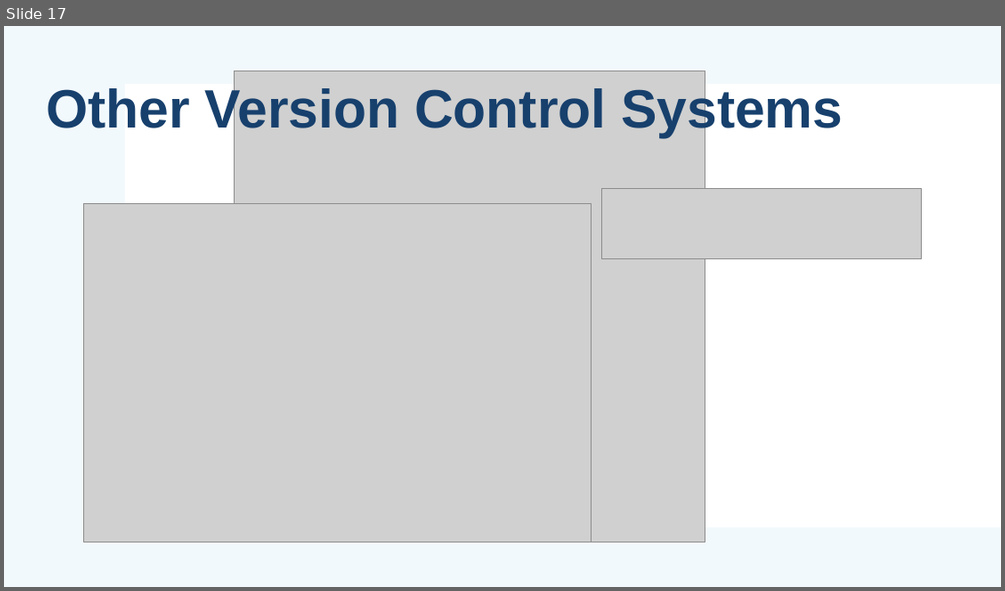
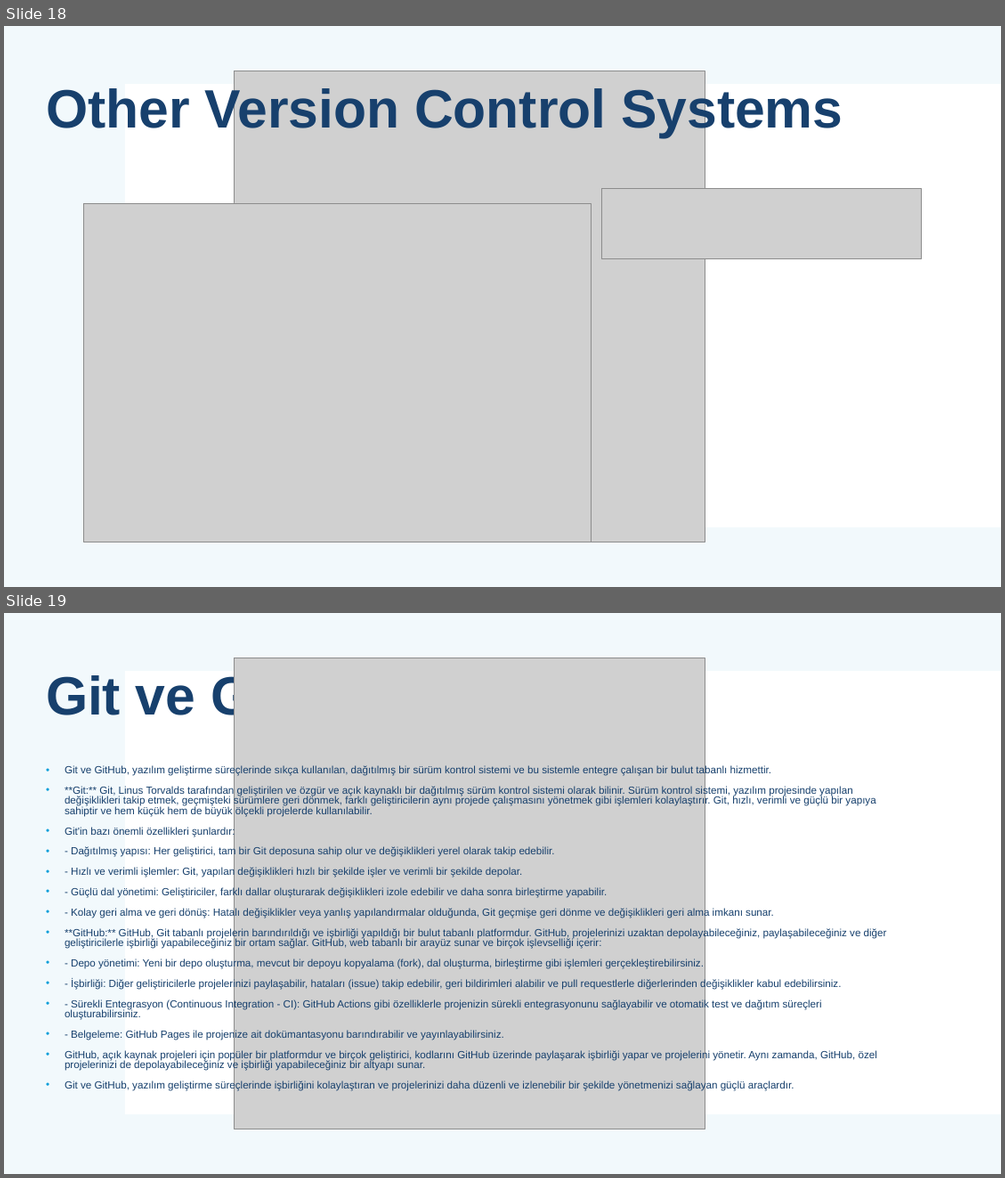
Before and after one commit to mehmetsungur/GitGithub, a slide deck: GitGithub.pptx. Shown one above the other, each under a label of ours: slide 17 before the commit, slides 18 and 19 after it. The pictures are 1005x591 and 1005x1178 pixels, drawn with LibreOffice and Linux fonts; fonts in the diff are those of the drawing; grey boxes stand for pictures. Boxes give left, top, right and bottom in pixels: in the first picture for what was removed or moved away, otherwise in the second. Text is boxed around its words. In the diff, an @@ line names an element or a change of style, - is before the commit and + after.

```diff
--- a/GitGithub.pptx
+++ b/GitGithub.pptx
@@ slide 19 added at bbox=[4, 613, 1001, 1174], background #FFFFFF; not listed: 2 template elements that a slide beside it also shows @@
@@ picture added at bbox=[235, 657, 704, 1128] @@
@@ title added at bbox=[46, 671, 390, 724], 52 pt, text #17406D, bold @@
+Git ve GitHub nedir?
@@ text added at bbox=[65, 765, 887, 1091], 10 pt, text #17406D @@
+• Git ve GitHub, yazılım geliştirme süreçlerinde sıkça kullanılan, dağıtılmış bir sürüm kontrol sistemi ve bu sistemle entegre çalışan bir bulut tabanlı hizmettir.
+• **Git:** Git, Linus Torvalds tarafından geliştirilen ve özgür ve açık kaynaklı bir dağıtılmış sürüm kontrol sistemi olarak bilinir. Sürüm kontrol sistemi, yazılım projesinde yapılan değişiklikleri takip etmek, geçmişteki sürümlere geri dönmek, farklı geliştiricilerin aynı projede çalışmasını yönetmek gibi işlemleri kolaylaştırır. Git, hızlı, verimli ve güçlü bir yapıya sahiptir ve hem küçük hem de büyük ölçekli projelerde kullanılabilir.
+• Git'in bazı önemli özellikleri şunlardır:
+• - Dağıtılmış yapısı: Her geliştirici, tam bir Git deposuna sahip olur ve değişiklikleri yerel olarak takip edebilir.
+• - Hızlı ve verimli işlemler: Git, yapılan değişiklikleri hızlı bir şekilde işler ve verimli bir şekilde depolar.
+• - Güçlü dal yönetimi: Geliştiriciler, farklı dallar oluşturarak değişiklikleri izole edebilir ve daha sonra birleştirme yapabilir.
+• - Kolay geri alma ve geri dönüş: Hatalı değişiklikler veya yanlış yapılandırmalar olduğunda, Git geçmişe geri dönme ve değişiklikleri geri alma imkanı sunar.
+• **GitHub:** GitHub, Git tabanlı projelerin barındırıldığı ve işbirliği yapıldığı bir bulut tabanlı platformdur. GitHub, projelerinizi uzaktan depolayabileceğiniz, paylaşabileceğiniz ve diğer geliştiricilerle işbirliği yapabileceğiniz bir ortam sağlar. GitHub, web tabanlı bir arayüz sunar ve birçok işlevselliği içerir:
+• - Depo yönetimi: Yeni bir depo oluşturma, mevcut bir depoyu kopyalama (fork), dal oluşturma, birleştirme gibi işlemleri gerçekleştirebilirsiniz.
+• - İşbirliği: Diğer geliştiricilerle projelerinizi paylaşabilir, hataları (issue) takip edebilir, geri bildirimleri alabilir ve pull requestlerle diğerlerinden değişiklikler kabul edebilirsiniz.
+• - Sürekli Entegrasyon (Continuous Integration - CI): GitHub Actions gibi özelliklerle projenizin sürekli entegrasyonunu sağlayabilir ve otomatik test ve dağıtım süreçleri oluşturabilirsiniz.
+• - Belgeleme: GitHub Pages ile projenize ait dokümantasyonu barındırabilir ve yayınlayabilirsiniz.
+• GitHub, açık kaynak projeleri için popüler bir platformdur ve birçok geliştirici, kodlarını GitHub üzerinde paylaşarak işbirliği yapar ve projelerini yönetir. Aynı zamanda, GitHub, özel projelerinizi de depolayabileceğiniz ve işbirliği yapabileceğiniz bir altyapı sunar.
+• Git ve GitHub, yazılım geliştirme süreçlerinde işbirliğini kolaylaştıran ve projelerinizi daha düzenli ve izlenebilir bir şekilde yönetmenizi sağlayan güçlü araçlardır.
@@ what was slide 17 is now slide 18 @@
```
Also in this commit, not shown: 1 slide changed, 12 other slides added, 1 other file.
